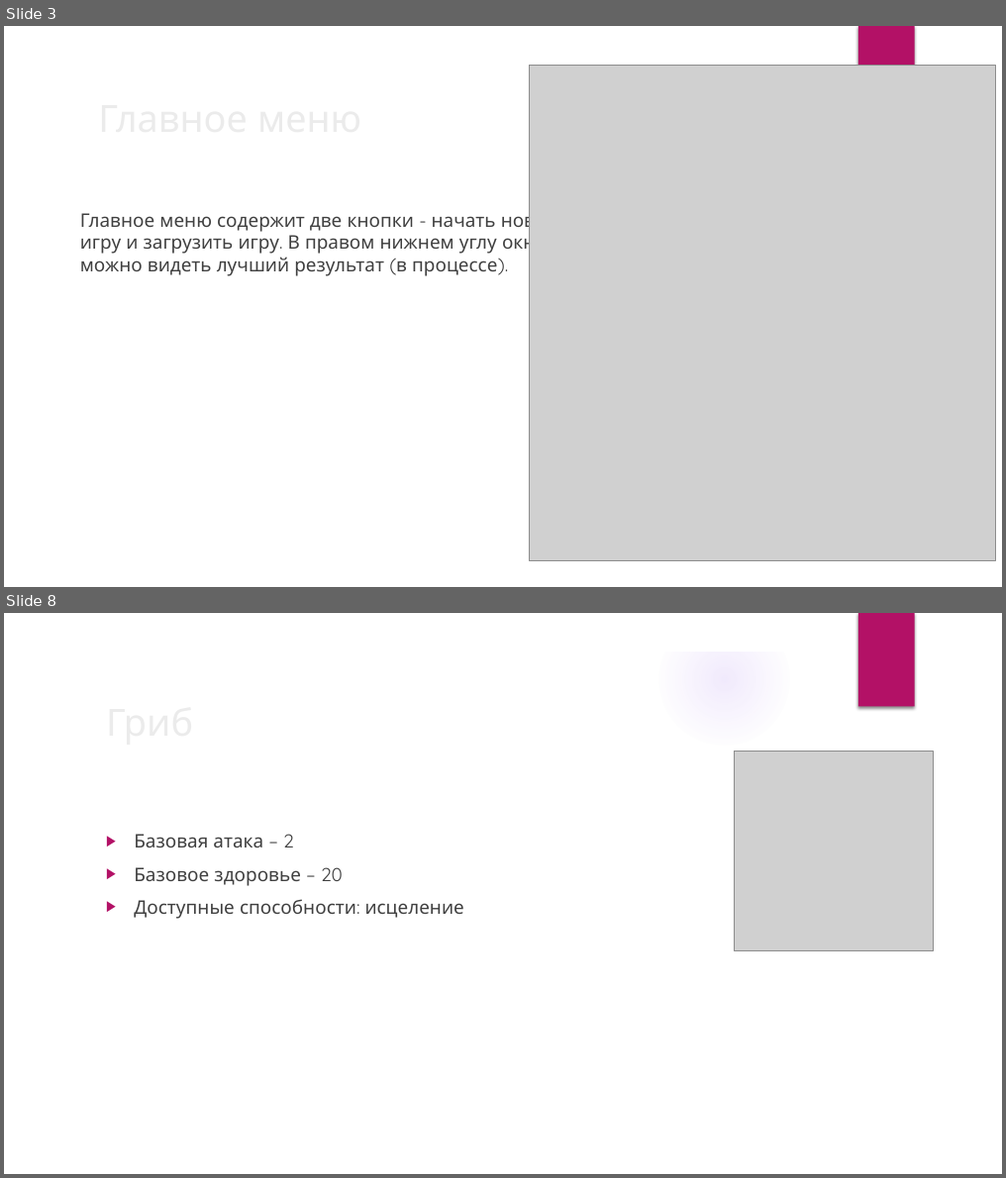
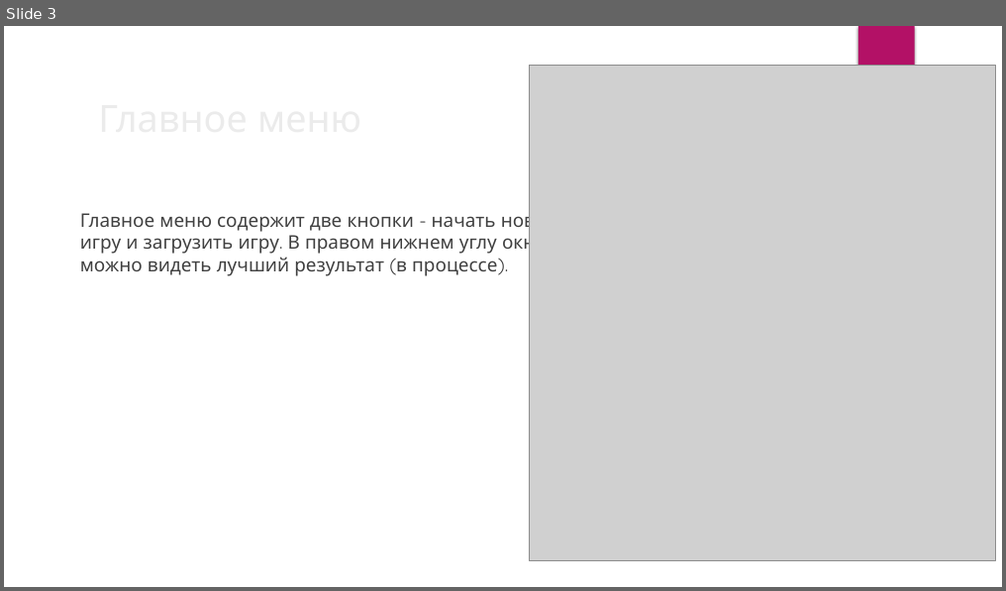
Before and after one commit to Roma109/pyqt-project, a slide deck: Игра Daggerfall.pptx. Shown one above the other, each under a label of ours: slides 3 and 8 before the commit, slide 3 after it; the slides between them are not shown. The pictures are 1006x1178 and 1006x591 pixels, drawn with LibreOffice and Linux fonts; fonts in the diff are those of the drawing; grey boxes stand for pictures; background and template pictures are left out. Boxes give left, top, right and bottom in pixels: in the first picture for what was removed or moved away, otherwise in the second. Text is boxed around its words. In the diff, an @@ line names an element or a change of style, - is before the commit and + after.

```diff
--- a/Игра Daggerfall.pptx
+++ b/Игра Daggerfall.pptx
@@ slide 8 removed at [4,613,1002,1174], background picture (left out); not listed: 7 template elements that a slide beside it also shows @@
@@ title removed at [98,692,816,750] @@
-Гриб
@@ freeform shape removed at [698,738,971,819] @@
@@ ellipse removed at [709,750,939,980] @@
@@ picture removed at [734,752,934,952] @@
@@ text removed at [134,834,464,919] @@
-▶ Базовая атака – 2
-▶ Базовое здоровье – 20
-▶ Доступные способности: исцеление
```
Also in this commit, not shown: 4 slides changed, 1 slide added, 2 other slides removed, 4 other files.
